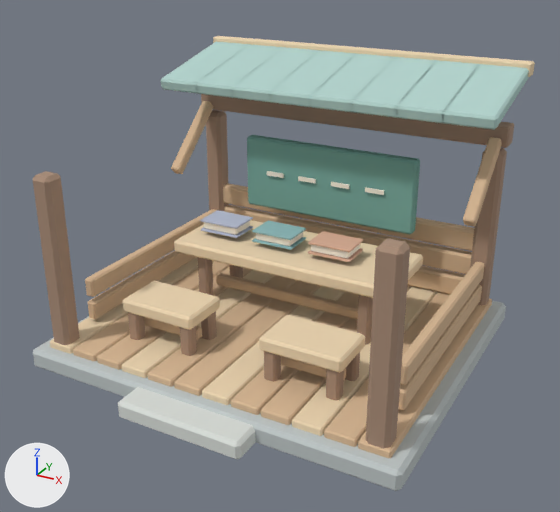
The FBX model unity/Assets/Resources/ForestArt/school.fbx as it was, and as the next commit left it.
Rendered twice from a camera (50 mm lens) standing at (2.94, -5.39, 3.54) and looking at (0.09, -0.2, 0.95). Every picture has the same lights, and +X, +Y and +Z are marked at lower left. The picture after the commit comes second. Where no turn or scale is listed for an object, it has been applied to the vertices.

Names of what the first picture shows: 'school_mesh'.
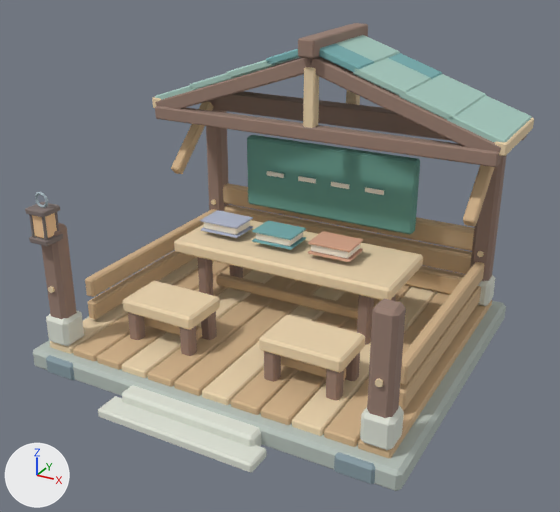
Diff of the bpy script that builds the scene:
```diff
--- a/unity/Assets/Resources/ForestArt/school.fbx.py
+++ b/unity/Assets/Resources/ForestArt/school.fbx.py
@@ mat_forest_iron @@
+mat_forest_iron = principled_material('Forest_iron')
+mat_forest_iron.base_color = (0.408, 0.494, 0.537)  # light grey #abbbc2
+mat_forest_iron.metallic = 0.08
+mat_forest_iron.roughness = 0.88
@@ mat_forest_slate @@
+mat_forest_slate = principled_material('Forest_slate')
+mat_forest_slate.base_color = (0.251, 0.337, 0.376)  # greyish cyan #899da5
+mat_forest_slate.roughness = 0.88
@@ mat_forest_darkwood @@
+mat_forest_darkwood = principled_material('Forest_darkwood')
+mat_forest_darkwood.base_color = (0.216, 0.173, 0.161)  # grey #807370
+mat_forest_darkwood.roughness = 0.88
@@ mat_forest_ember @@
+mat_forest_ember = principled_material('Forest_ember')
+mat_forest_ember.base_color = (0.949, 0.62, 0.345)  # beige #f9ce9f
+mat_forest_ember.roughness = 0.88
@@ me_cube_1527 @@
 # used by ob_school_mesh; location = (0.0, 0.0, 0.0)
-me_cube_1527.from_pydata(...)  # 1592 vertices, 2908 faces; spans x -1.66..1.66, y -1.64..1.56, z 0.0..2.4
+me_cube_1527.from_pydata(...)  # 2648 vertices, 4844 faces; spans x -1.68..1.68, y -1.7..1.52, z 0.0..2.62
+# me_cube_1527 part 1: the loose piece of 24 vertices spanning x -1.52..-1.34, y -1.29..-1.11, z 0.2..1.7 is scaled about its middle by (1, 1, 0.691), then moved by (0.0, 0.0, -0.2)
+# me_cube_1527 part 2: the loose piece of 24 vertices spanning x -1.52..-1.34, y 1.11..1.29, z 0.2..1.7 is scaled about the mesh origin by (1, 1, 1.14)
+# me_cube_1527 part 3: the loose piece of 24 vertices spanning x 1.34..1.52, y -1.29..-1.11, z 0.2..1.7 is scaled about its middle by (1, 1, 0.691), then moved by (0.0, 0.0, -0.2)
+# me_cube_1527 part 4: a new loose piece, a 6-sided cylinder along y spanning x 1.405..1.455, y -1.312..-1.288, z 0.721..0.779, in mat_forest_endgrain (beige #edd5af)
+# me_cube_1527 part 5: the loose piece of 24 vertices spanning x 1.34..1.52, y 1.11..1.29, z 0.2..1.7 is scaled about the mesh origin by (1, 1, 1.14)
+# me_cube_1527 part 6: the loose piece of 24 vertices spanning x -1.6..1.6, y 1.44..1.56, z 2.28..2.4 is scaled about its middle by (1.02, 1, 1), then moved by (0.0, -0.99, -0.52), in mat_forest_bark (brown #997f72)
+# me_cube_1527 part 7: the loose piece of 24 vertices spanning x -0.55..0.55, y -1.64..-1.28, z 0.0..0.16 is scaled about its middle by (1.1, 0.582, 1.03), then moved by (0.0, 0.04, 0.0)
+# me_cube_1527 part 8: 192 vertices removed from x -1.58..1.58, y 0.49..1.51, z 2.03..2.37; 816 vertices added at x -1.68..1.68, y 0.39..1.52, z 1.76..2.62
+# me_cube_1527 part 9: 336 vertices added at x -1.55..1.55, y -1.7..-1.08, z 0.0..1.59
+# me_cube_1527 part 10: 24 vertices added at x 1.31..1.55, y 1.08..1.32, z 0.23..0.49
+# other edits to the shape of me_cube_1527 do not show in these pictures
 me_cube_1527.materials.append(mat_forest_stone)
@@ me_cube_1527 @@
 me_cube_1527.materials.append(mat_forest_pine)
+me_cube_1527.materials.append(mat_forest_ember)  # beige #f9ce9f
+me_cube_1527.materials.append(mat_forest_darkwood)  # grey #807370
+me_cube_1527.materials.append(mat_forest_iron)  # light grey #abbbc2
+me_cube_1527.materials.append(mat_forest_slate)  # greyish cyan #899da5
```

Pixel boxes [x1, y1, x2, y2] of what changed, in the pictures (560 x 512 px; the box of a moved part takes in the faces that stretch with it):
'school_mesh', reshaped
    before: [33, 36, 535, 491]
    after: [25, 23, 534, 491]
part 1 of me_cube_1527, moved or reshaped
    before: [33, 171, 80, 345]
    after: [41, 223, 77, 319]
part 2 of me_cube_1527, moved or reshaped
    before: [206, 110, 229, 211]
    after: [206, 100, 229, 211]
part 3 of me_cube_1527, moved or reshaped
    before: [366, 238, 410, 449]
    after: [367, 298, 406, 418]
part 4 of me_cube_1527, added
    after: [375, 378, 383, 387]
part 5 of me_cube_1527, moved or reshaped
    before: [470, 148, 507, 305]
    after: [470, 156, 506, 281]
part 6 of me_cube_1527, moved or reshaped
    before: [213, 36, 535, 77]
    after: [155, 106, 501, 167]
part 7 of me_cube_1527, moved or reshaped
    before: [118, 387, 255, 460]
    after: [122, 385, 262, 446]
part 8 of me_cube_1527, reshaped
    before: [160, 42, 529, 130]
    after: [152, 23, 534, 156]
part 9 of me_cube_1527, added
    after: [25, 192, 404, 484]
part 10 of me_cube_1527, added
    after: [478, 275, 495, 306]
